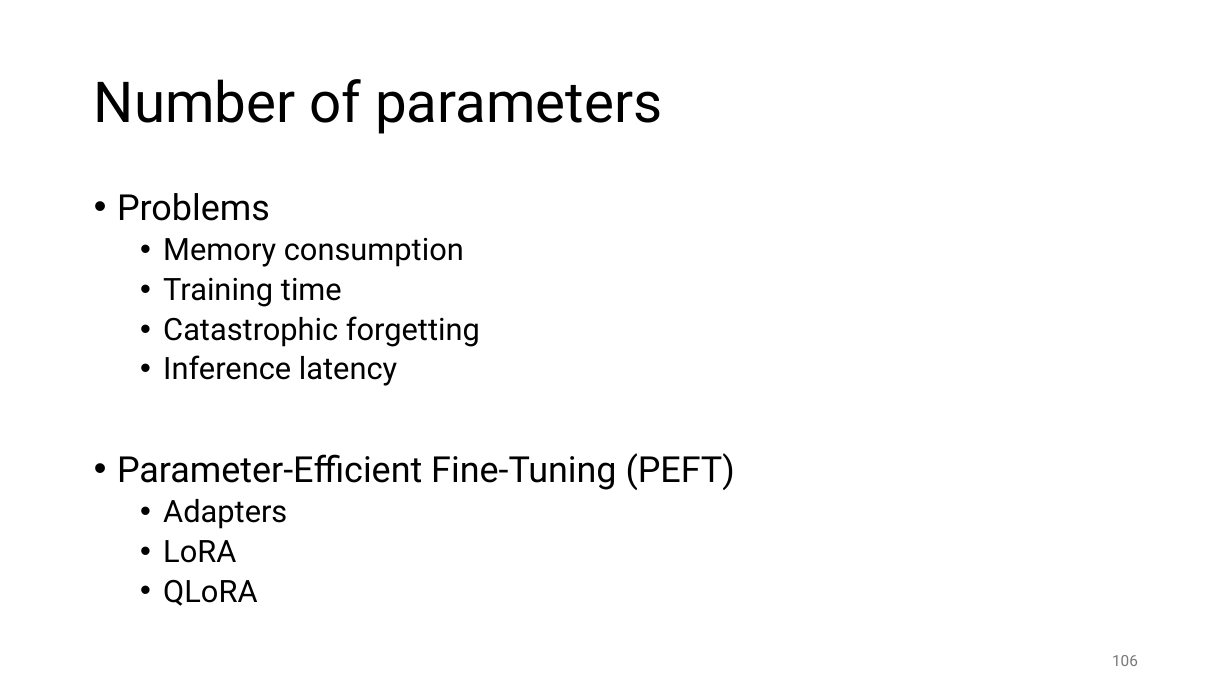
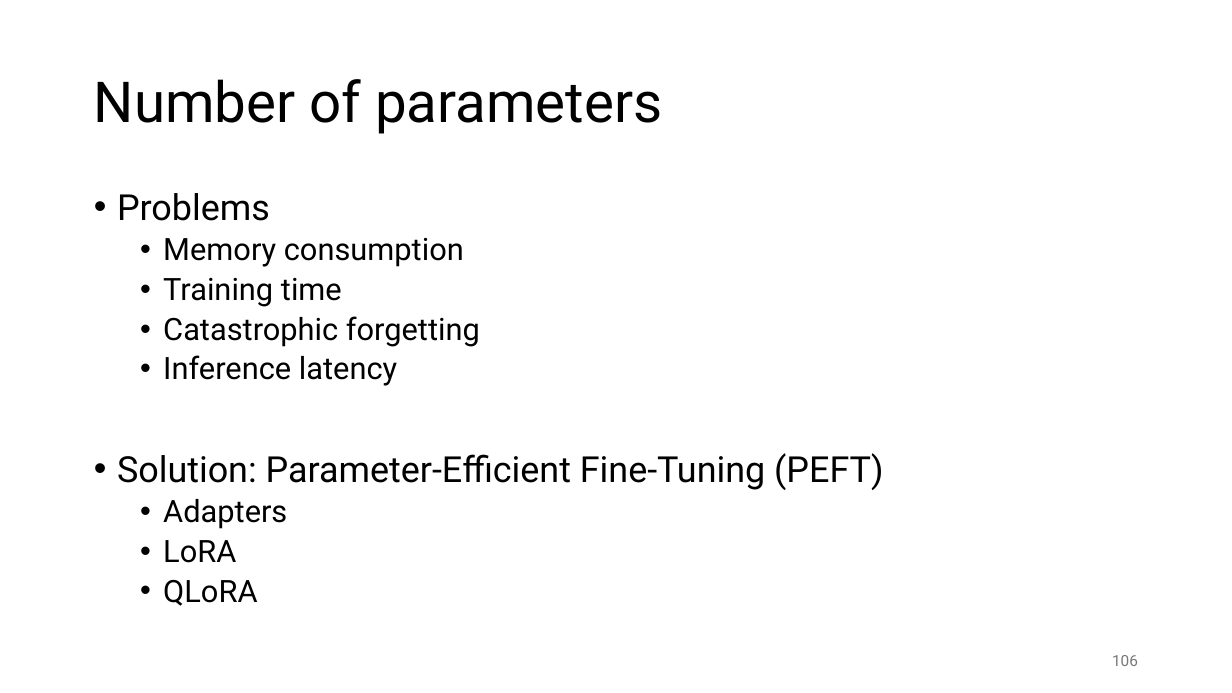
Before and after one commit to gjbex/Deploying-LLMs-locally, a slide deck: slide 106 of local_LLMs.pptx. Drawn at 1232x693 pixels with LibreOffice and Linux fonts; fonts in the diff are those of the drawing. Boxes give left, top, right and bottom in pixels: in the first picture for what was removed or moved away, otherwise in the second. Text is boxed around its words. In the diff, an @@ line names an element or a change of style, - is before the commit and + after.

```diff
--- a/local_LLMs.pptx
+++ b/local_LLMs.pptx
@@ text at (117, 453, 883, 490): text changed @@
-• Parameter-Efficient Fine-Tuning (PEFT)
+• Solution: Parameter-Efficient Fine-Tuning (PEFT)
```
Also in this commit, not shown: 1 other slide changed.
